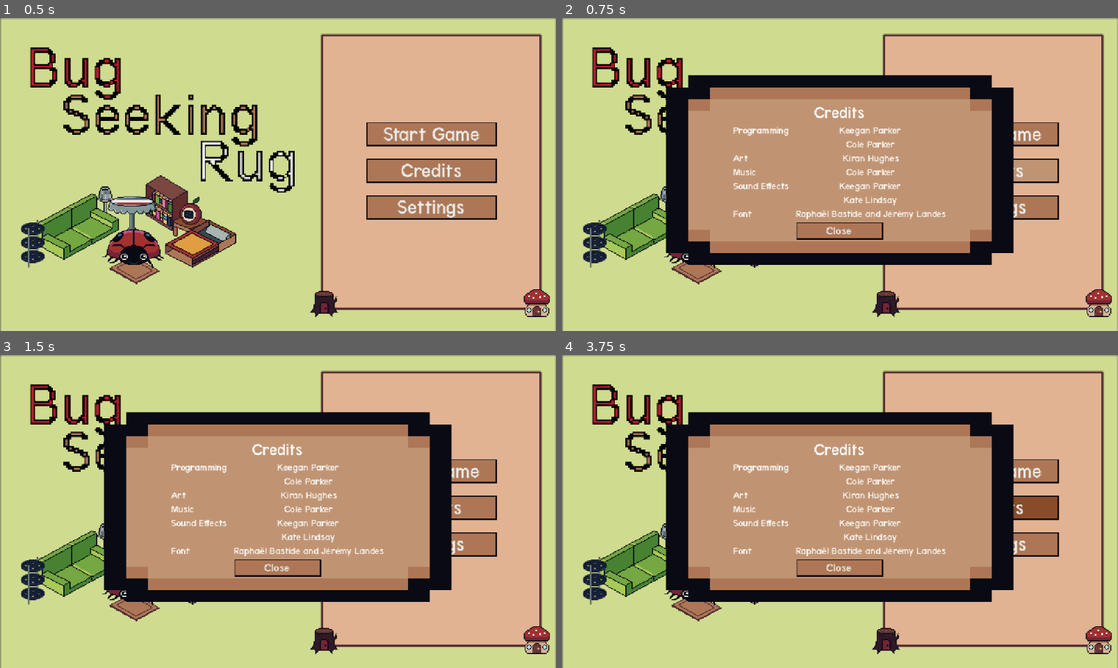
Above: before the commit, frames 1-4 (two rows, left to right).
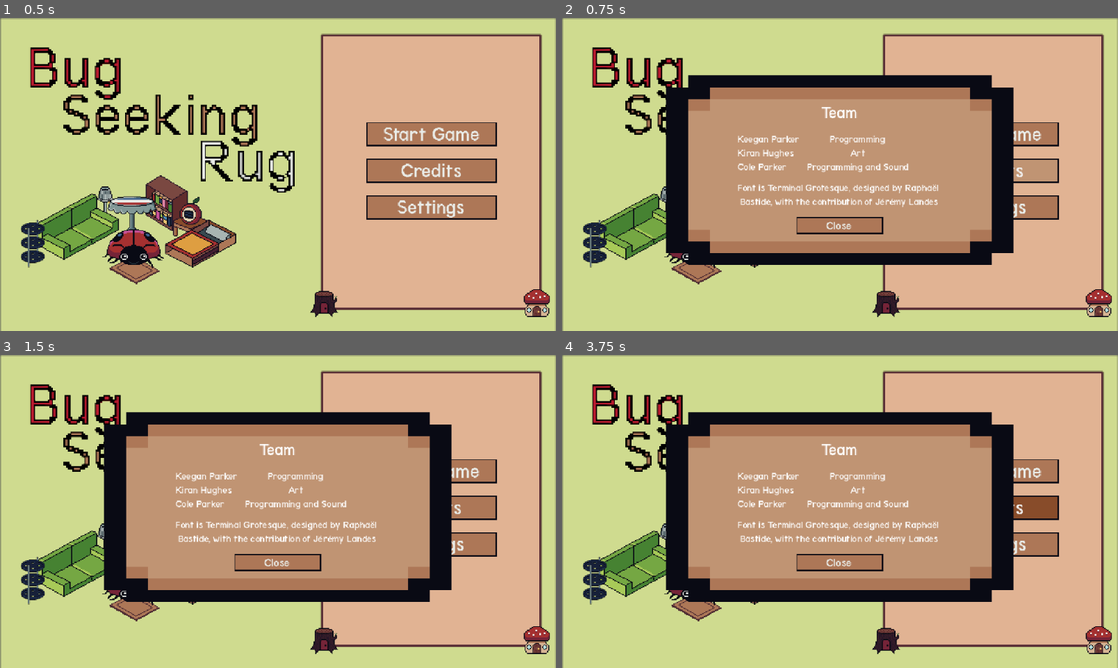
Above: after the commit, the same moments.

Repository: colejparker/brackeysgamejam2026_1
Game: Godot game, scene res://src/game.tscn
Same seed, same stepped clock (60 frames per second), same inputs: the game is played once before the commit and once after it.
Inputs (mouse positions are in pixels of both pictures, inside the frame that each line leads up to):
- Up to frame 1 (0.5 s): no input
- Up to frame 2 (0.75 s): click "Credits" at 0.5 s
- Up to frame 3 (1.5 s): click "Settings" at 1.25 s
- Up to frame 4 (3.75 s): click "Start Game" at 2 s; click "Start Game" at 2.75 s; move the mouse to (962, 495) at 3.52 s; hold Right (moveRight) from 3.53 s (still down); tap R (rotate) at 3.6 s; click (962, 495) at 3.67 s

Frame 1 is identical in both runs. In frame 2, 3.5% of the frame differs, in the area x 30-69%, y 28-71%; in frame 3, 3.5%; in frame 4, 3.5%.

Commit message:
Music and Sound Effects

Diff:
--- a/brackeysgamejam-2026-1/project.godot
+++ b/brackeysgamejam-2026-1/project.godot
@@ -22,6 +22,8 @@
 [autoload]
 
 Game="*res://src/global/game.gd"
+MusicPlayer="*uid://unhogc8ch7qm"
+SoundFxPlayer="*uid://3hkicef5jwn2"
 
 [display]
 
--- a/brackeysgamejam-2026-1/src/bugger/obstacles/enemy_bird.tscn
+++ b/brackeysgamejam-2026-1/src/bugger/obstacles/enemy_bird.tscn
@@ -9,7 +9,7 @@
 [sub_resource type="RectangleShape2D" id="RectangleShape2D_obstacle"]
 size = Vector2(40, 94)
 
-[node name="Enemy" type="Area2D" unique_id=877969813]
+[node name="EnemyBird" type="Area2D" unique_id=877969813]
 z_index = 3
 script = ExtResource("1_f06gs")
 speed = 12.0
--- a/brackeysgamejam-2026-1/src/bugger/obstacles/obstacle.gd
+++ b/brackeysgamejam-2026-1/src/bugger/obstacles/obstacle.gd
@@ -16,6 +16,8 @@
 var velocity: Vector2 = Vector2.ZERO
 var _accumulated_distance: float = 0.0
 const GRID_SIZE: int = 32
+const BIRD = preload("uid://irnl6mbfg6km")
+const DIE = preload("uid://dnpksxkq663mf")
 
 func _ready():
 	if sprite_texture != null and has_node("Sprite2D"):
@@ -66,4 +68,9 @@
 
 func _on_body_entered(body: Node2D):
 	if is_lethal and body.has_method("die"):
+		print (self.name)
+		if self.name == "EnemyBird":
+			SoundFxPlayer._play_sound(BIRD)
+		else:
+			SoundFxPlayer._play_sound(DIE)
 		body.die()
--- a/brackeysgamejam-2026-1/src/bugger/pickups/pickup.gd
+++ b/brackeysgamejam-2026-1/src/bugger/pickups/pickup.gd
@@ -6,6 +6,8 @@
 const PULSE_SPEED: float = 4.0
 
 var time: float = 0.0
+
+const PICKUP = preload("uid://clwfpnvorqn5k")
 
 func _ready():
 	body_entered.connect(_on_body_entered)
@@ -20,5 +22,6 @@
 
 func _on_body_entered(body: Node2D):
 	if body is CharacterBody2D:
+		SoundFxPlayer._play_sound(PICKUP)
 		Game.add_money(value)
 		queue_free()
--- a/brackeysgamejam-2026-1/src/bugger/player/bugger_player.gd
+++ b/brackeysgamejam-2026-1/src/bugger/player/bugger_player.gd
@@ -26,6 +26,11 @@
 @onready var water_layer: TileMapLayer = $"../TileMap/WaterLayer"
 @onready var pop_up_menu: CanvasLayer = $"../PopUp Menu"
 @onready var money_tracker: Label = $"../BuggerLayer/MoneyTracker"
+
+const DOOR = preload("uid://bavngralj27vb")
+const CANTBUY = preload("uid://bxqrh6ln0jnwk")
+const WALK = preload("uid://yhk2h2mv02w1")
+const PICKUPFURNITURE = preload("uid://bq1qml4ejxf4y")
 
 func _ready():
 	if Game.first_time_in_frogger:
@@ -71,6 +76,7 @@
 		var new_position: Vector2 = (global_position + input_dir * GRID_SIZE).snapped(Vector2(GRID_SIZE, GRID_SIZE))
 
 		if not _is_position_blocked(new_position):
+			SoundFxPlayer._play_sound(WALK)
 			global_position = new_position
 			target_position = new_position
 			current_log = _get_water_safe_area_at(global_position)
@@ -82,10 +88,12 @@
 			return_home_menu.visible = true
 		elif _is_touching_end_house(new_position) and !picked_up_furniture:
 			if (Game._attempt_purchase_furniture()):
+				SoundFxPlayer._play_sound(PICKUPFURNITURE)
 				picked_up_furniture = true
 				START_X = end_house.global_position[0]
 				START_Y = end_house.global_position[1]+32.0
 			else:
+				SoundFxPlayer._play_sound(CANTBUY)
 				money_tracker._cannot_afford()
 
 
@@ -139,6 +147,7 @@
 	return_home_menu.visible = false
 
 func _return_home():
+	SoundFxPlayer._play_sound(DOOR)
 	get_tree().change_scene_to_packed(load_room)
 
 func die():
--- a/brackeysgamejam-2026-1/src/design/furniture/furniture.gd
+++ b/brackeysgamejam-2026-1/src/design/furniture/furniture.gd
@@ -7,6 +7,7 @@
 @export var starting_frame: int = 0
 
 var selected_collision_shapes: Array[CollisionPolygon2D] = []
+const CLICK = preload("uid://dbj0nhfjsue07")
 
 enum State {
 	STATIONARY,
@@ -32,6 +33,7 @@
 
 
 	if Input.is_action_just_pressed("rotate") and state == State.MOVING and !furniture_data.is_wall:
+		SoundFxPlayer._play_sound(CLICK)
 		get_collision_shape().disabled = true
 		sprite.frame = (sprite.frame + 1) % sprite.hframes
 		get_collision_shape().disabled = false
--- a/brackeysgamejam-2026-1/src/design/player/design_player.gd
+++ b/brackeysgamejam-2026-1/src/design/player/design_player.gd
@@ -11,6 +11,9 @@
 var can_trigger_computer: bool = true
 var is_touching_computer: bool = false
 @onready var gui: CanvasLayer = $"../DesignGUI"
+
+const TYPING = preload("uid://b66ovycj8usa4")
+const DOOR = preload("uid://bavngralj27vb")
 
 func _physics_process(delta: float) -> void:
 	if marketplace_open:
@@ -38,6 +41,7 @@
 		var collider = collision.get_collider()
 
 		if collider and collider.name == "DoorOut":
+			SoundFxPlayer._play_sound(DOOR)
 			Game.load_next_bugger_level()
 		elif collider and collider.name == "Computer":
 			currently_touching_computer = true
@@ -53,6 +57,7 @@
 	if get_tree().current_scene.has_node("Marketplace"):
 		return
 
+	SoundFxPlayer._play_sound(TYPING)
 	marketplace_open = true
 	can_trigger_computer = false
 	var marketplace_node = marketplace.instantiate()
--- a/brackeysgamejam-2026-1/src/design/world/design_gui.gd
+++ b/brackeysgamejam-2026-1/src/design/world/design_gui.gd
@@ -8,6 +8,8 @@
 var shake_amount = 5.0
 var shake_duration = 1
 var current_shake = 0
+const CLICK = preload("uid://dbj0nhfjsue07")
+const CANTBUY = preload("uid://bxqrh6ln0jnwk")
 
 func _ready():
 	update_with_inventory()
@@ -20,12 +22,15 @@
 	inventory_slot.update_for_change()
 
 func open_inventory():
+	SoundFxPlayer._play_sound(CLICK)
 	%InventoryUI.visible = true
 
 func place():
 	if Game.selected_inventory_slot >= Game.inventory.size():
+		SoundFxPlayer._play_sound(CANTBUY)
 		current_shake = shake_amount
 		return
+	SoundFxPlayer._play_sound(CLICK)
 	var furniture_data = Game.inventory[Game.selected_inventory_slot]
 	var proposed_position = get_place_position(furniture_data)
 	if !can_place(furniture_data, proposed_position):
--- a/brackeysgamejam-2026-1/src/design/world/design_world.tscn
+++ b/brackeysgamejam-2026-1/src/design/world/design_world.tscn
@@ -158,5 +158,6 @@
 columns = 6
 
 [node name="PopUp Menu" parent="." unique_id=1863548252 instance=ExtResource("10_gaaai")]
+visible = false
 title_text = "Design Your Strange Place"
 body_text = "You are a small bug seeking a rug, and other furniture to arrange your very own strange place. Navigate to …(401 unchanged characters)…
--- a/brackeysgamejam-2026-1/src/design/world/inventory_ui.gd
+++ b/brackeysgamejam-2026-1/src/design/world/inventory_ui.gd
@@ -7,6 +7,7 @@
 @onready var close_button = $CloseButton
 
 var slots = []
+const CLICK = preload("uid://dbj0nhfjsue07")
 
 func _ready():
 	for i in range(INVSIZE):
@@ -35,4 +36,5 @@
 		slots[i].update_for_change()
 
 func close_inventory() -> void:
+	SoundFxPlayer._play_sound(CLICK)
 	visible = false
--- /dev/null
+++ b/brackeysgamejam-2026-1/src/global/MusicPlayer.tscn
@@ -0,0 +1,11 @@
+[gd_scene format=3 uid="uid://unhogc8ch7qm"]
+
+[ext_resource type="Script" uid="uid://d5k136300a0v" path="res://src/global/music_player.gd" id="1_c0507"]
+[ext_resource type="AudioStream" uid="uid://wf1d1xr2e6mu" path="res://assets/song.wav" id="2_kdmdv"]
+
+[node name="AudioPlayer" type="Node" unique_id=672006883]
+script = ExtResource("1_c0507")
+
+[node name="AudioStreamPlayer" type="AudioStreamPlayer" parent="." unique_id=1314656334]
+stream = ExtResource("2_kdmdv")
+autoplay = true
--- /dev/null
+++ b/brackeysgamejam-2026-1/src/global/SoundFXPlayer.tscn
@@ -0,0 +1,8 @@
+[gd_scene format=3 uid="uid://3hkicef5jwn2"]
+
+[ext_resource type="Script" uid="uid://2nyvifvakv8d" path="res://src/global/sound_fx_player.gd" id="1_ga5bk"]
+
+[node name="SoundFxPlayer" type="Node" unique_id=841743099]
+script = ExtResource("1_ga5bk")
+
+[node name="AudioStreamPlayer" type="AudioStreamPlayer" parent="." unique_id=80598711]
--- a/brackeysgamejam-2026-1/src/global/game.gd
+++ b/brackeysgamejam-2026-1/src/global/game.gd
@@ -209,6 +209,10 @@
 
 func _toggle_music():
 	music_on = !music_on
+	if (music_on):
+		MusicPlayer.start()
+	else:
+		MusicPlayer.stop()
 
 func _toggle_fx():
 	fx_on = !fx_on
--- /dev/null
+++ b/brackeysgamejam-2026-1/src/global/music_player.gd
@@ -0,0 +1,11 @@
+extends Node
+
+@onready var audio_stream_player: AudioStreamPlayer = $AudioStreamPlayer
+
+
+
+func start():
+	audio_stream_player.playing = true
+
+func stop():
+	audio_stream_player.playing = false
--- /dev/null
+++ b/brackeysgamejam-2026-1/src/global/sound_fx_player.gd
@@ -0,0 +1,8 @@
+extends Node
+
+@onready var audio_stream_player: AudioStreamPlayer = $AudioStreamPlayer
+
+func _play_sound(sample: AudioStreamWAV):
+	if Game.fx_on:
+		audio_stream_player.stream = sample
+		audio_stream_player.playing = true
--- a/brackeysgamejam-2026-1/src/global/ui/credits.gd
+++ b/brackeysgamejam-2026-1/src/global/ui/credits.gd
@@ -1,9 +1,12 @@
 extends CanvasLayer
 
 @onready var button: Button = $PauseMenuBase/NinePatchRect/Button
+
+const CLICK = preload("uid://dbj0nhfjsue07")
 
 func _ready() -> void:
 	button.pressed.connect(close_credits)
 
 func close_credits():
+	SoundFxPlayer._play_sound(CLICK)
 	queue_free()
--- a/brackeysgamejam-2026-1/src/global/ui/credits.tscn
+++ b/brackeysgamejam-2026-1/src/global/ui/credits.tscn
@@ -32,9 +32,9 @@
 custom_minimum_size = Vector2(13.425, 0)
 layout_mode = 0
 offset_left = 150.0
-offset_top = 169.36
+offset_top = 163.28
 offset_right = 250.0
-offset_bottom = 189.36003
+offset_bottom = 183.28003
 theme = ExtResource("2_ec0kd")
 theme_override_font_sizes/font_size = 14
 text = "Close"
@@ -51,12 +51,12 @@
 [node name="Settings" type="Label" parent="PauseMenuBase/MarginContainer/VBoxContainer" unique_id=183897439]
 layout_mode = 2
 theme_override_font_sizes/font_size = 20
-text = "Credits"
+text = "Team"
 horizontal_alignment = 1
 
 [node name="MarginContainer" type="MarginContainer" parent="PauseMenuBase/MarginContainer/VBoxContainer" unique_id=694778147]
 layout_mode = 2
-theme_override_constants/margin_top = 0
+theme_override_constants/margin_top = 10
 
 [node name="HBoxContainer" type="HBoxContainer" parent="PauseMenuBase/MarginContainer/VBoxContainer/MarginContainer" unique_id=429780928]
 layout_mode = 2
@@ -67,13 +67,9 @@
 [node name="Label" type="Label" parent="PauseMenuBase/MarginContainer/VBoxContainer/MarginContainer/HBoxContainer/VBoxContainer" unique_id=2062632750]
 layout_mode = 2
 theme_override_font_sizes/font_size = 12
-text = "Programming
-
-Art
-Music
-Sound Effects
-
-Font"
+text = "Keegan Parker
+Kiran Hughes
+Cole Parker"
 
 [node name="MarginContainer" type="MarginContainer" parent="PauseMenuBase/MarginContainer/VBoxContainer/MarginContainer/HBoxContainer" unique_id=1817961826]
 layout_mode = 2
@@ -85,11 +81,18 @@
 [node name="Label" type="Label" parent="PauseMenuBase/MarginContainer/VBoxContainer/MarginContainer/HBoxContainer/VBoxContainer2" unique_id=858832840]
 layout_mode = 2
 theme_override_font_sizes/font_size = 12
-text = "Keegan Parker
-Cole Parker
-Kiran Hughes
-Cole Parker
-Keegan Parker
-Kate Lindsay
-Raphaël Bastide and Jérémy Landes"
+text = "Programming
+Art
+Programming and Sound"
 horizontal_alignment = 1
+
+[node name="MarginContainer2" type="MarginContainer" parent="PauseMenuBase/MarginContainer/VBoxContainer" unique_id=1834256110]
+layout_mode = 2
+theme_override_constants/margin_top = 7
+
+[node name="Label" type="Label" parent="PauseMenuBase/MarginContainer/VBoxContainer/MarginContainer2" unique_id=1252066941]
+layout_mode = 2
+theme_override_font_sizes/font_size = 12
+text = "Font is Terminal Grotesque, designed by Raphaël
+Bastide, with the contribution of Jérémy Landes"
+horizontal_alignment = 1
--- a/brackeysgamejam-2026-1/src/global/ui/pause_menu.gd
+++ b/brackeysgamejam-2026-1/src/global/ui/pause_menu.gd
@@ -8,6 +8,7 @@
 @onready var selected_card_label: Label = $SelectedCardLabel
 
 var settings_menu: PackedScene = preload("res://src/global/ui/settings.tscn")
+const CLICK = preload("uid://dbj0nhfjsue07")
 
 func _ready() -> void:
 	process_mode = Node.PROCESS_MODE_ALWAYS
@@ -19,12 +20,15 @@
 		selected_card_label.visible = false
 
 func _unpause():
+	SoundFxPlayer._play_sound(CLICK)
 	get_tree().paused = !get_tree().paused
 	queue_free()
 
 func _open_settings():
+	SoundFxPlayer._play_sound(CLICK)
 	var settings_node = settings_menu.instantiate()
 	get_tree().current_scene.add_child(settings_node)
 
 func _quit_game():
+	SoundFxPlayer._play_sound(CLICK)
 	get_tree().quit()
--- a/brackeysgamejam-2026-1/src/global/ui/popup.gd
+++ b/brackeysgamejam-2026-1/src/global/ui/popup.gd
@@ -5,6 +5,7 @@
 @export var body_text: String = ""
 @onready var title: Label = $PauseMenuBase/MarginContainer/VBoxContainer/Title
 @onready var body: RichTextLabel = $PauseMenuBase/MarginContainer/VBoxContainer/Body
+const CLICK = preload("uid://dbj0nhfjsue07")
 
 func _ready() -> void:
 	button.pressed.connect(close_popup)
@@ -12,4 +13,5 @@
 	body.text = body_text
 
 func close_popup():
+	SoundFxPlayer._play_sound(CLICK)
 	self.visible = false
--- a/brackeysgamejam-2026-1/src/global/ui/settings.gd
+++ b/brackeysgamejam-2026-1/src/global/ui/settings.gd
@@ -3,6 +3,7 @@
 @onready var music: CheckButton = $PauseMenuBase/MarginContainer/VBoxContainer/MarginContainer/VBoxContainer/Music
 @onready var sound_fx: CheckButton = $PauseMenuBase/MarginContainer/VBoxContainer/MarginContainer/VBoxContainer/SoundFX
 @onready var exit_settings_button: Button = $PauseMenuBase/MarginContainer/VBoxContainer/MarginContainer/VBoxContainer/ExitSettingsButton
+const CLICK = preload("uid://dbj0nhfjsue07")
 
 func _ready() -> void:
 	process_mode = Node.PROCESS_MODE_ALWAYS
@@ -13,10 +14,13 @@
 	exit_settings_button.pressed.connect(_exit_settings)
 
 func _toggle_music():
+	SoundFxPlayer._play_sound(CLICK)
 	Game._toggle_music()
 
 func _toggle_fx():
+	SoundFxPlayer._play_sound(CLICK)
 	Game._toggle_fx()
 
 func _exit_settings():
+	SoundFxPlayer._play_sound(CLICK)
 	queue_free()
--- a/brackeysgamejam-2026-1/src/global/ui/ui_control.gd
+++ b/brackeysgamejam-2026-1/src/global/ui/ui_control.gd
@@ -12,6 +12,7 @@
 
 var settings_menu: PackedScene = preload("res://src/global/ui/settings.tscn")
 var credits_menu: PackedScene = preload("res://src/global/ui/credits.tscn")
+const WALK = preload("uid://dbj0nhfjsue07")
 
 
 func _ready():
@@ -20,12 +21,15 @@
 	credits.pressed.connect(_credits)
 
 func _start_game():
+	SoundFxPlayer._play_sound(WALK)
 	get_tree().change_scene_to_packed(load_room)
 
 func _settings():
+	SoundFxPlayer._play_sound(WALK)
 	var settings_node = settings_menu.instantiate()
 	get_tree().current_scene.add_child(settings_node)
 
 func _credits():
+	SoundFxPlayer._play_sound(WALK)
 	var credits_node = credits_menu.instantiate()
 	get_tree().current_scene.add_child(credits_node)
--- a/brackeysgamejam-2026-1/src/marketplace/marketplace.gd
+++ b/brackeysgamejam-2026-1/src/marketplace/marketplace.gd
@@ -8,6 +8,7 @@
 @onready var help_button: TextureButton = $CanvasLayer/HelpButton
 
 var card_scene: PackedScene = preload("res://src/marketplace/card.tscn")
+const CLICK = preload("uid://dbj0nhfjsue07")
 
 func _ready():
 	if Game.first_time_in_marketplace:
@@ -28,6 +29,7 @@
 		cards.add_child(card)
 
 func _close_marketplace():
+	SoundFxPlayer._play_sound(CLICK)
 	marketplace_closed.emit()
 	self.queue_free()
 
Not shown, added: brackeysgamejam-2026-1/assets/song.wav.import
Not shown, added: brackeysgamejam-2026-1/assets/sound/bird_death.wav.import
Not shown, added: brackeysgamejam-2026-1/assets/sound/cantbuy.wav.import
Not shown, added: brackeysgamejam-2026-1/assets/sound/click.wav.import
Not shown, added: brackeysgamejam-2026-1/assets/sound/door.wav.import
Not shown, added: brackeysgamejam-2026-1/assets/sound/hit_hurt.wav.import
Not shown, added: brackeysgamejam-2026-1/assets/sound/pickup.wav.import
Not shown, added: brackeysgamejam-2026-1/assets/sound/pickup_furniture.wav.import
Not shown, added: brackeysgamejam-2026-1/assets/sound/typing.wav.import
Not shown, added: brackeysgamejam-2026-1/assets/sound/walk.wav.import
Not shown, added: brackeysgamejam-2026-1/src/global/music_player.gd.uid
Not shown, added: brackeysgamejam-2026-1/src/global/sound_fx_player.gd.uid
(and 11 more such lines)
